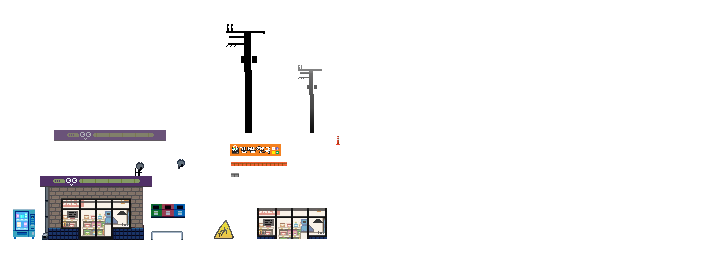
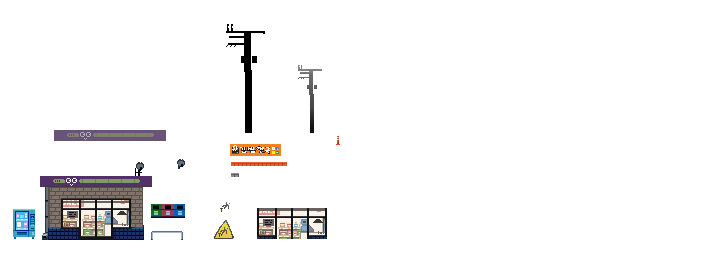
Two versions of the same layered image (702x256). Layer-by-layer changes:
added layer "레이어 29" above "추락주의" over (220, 202, 230, 212)